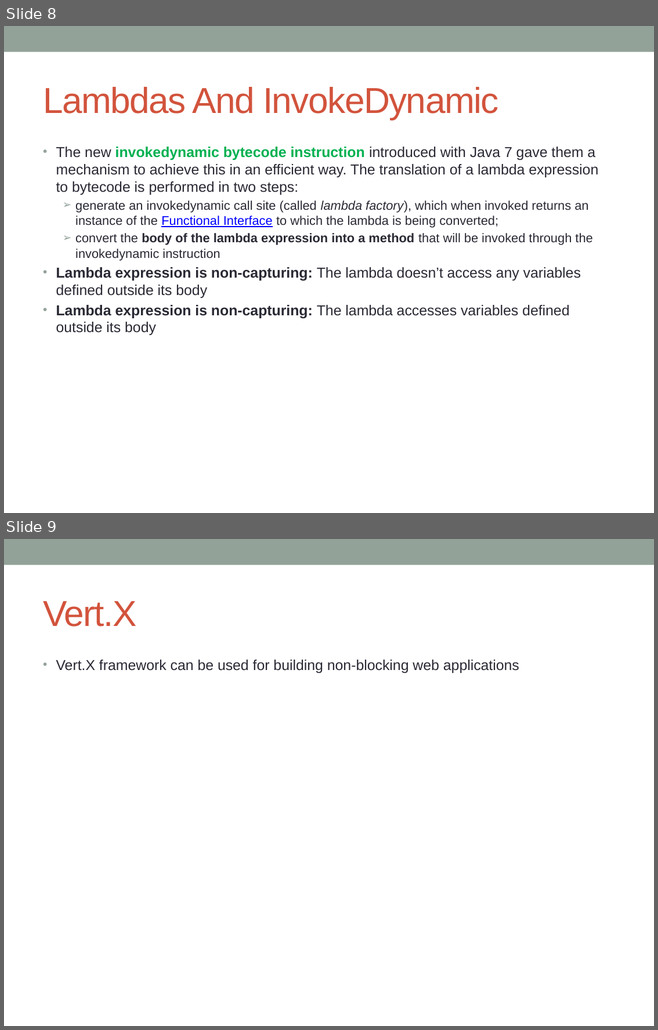
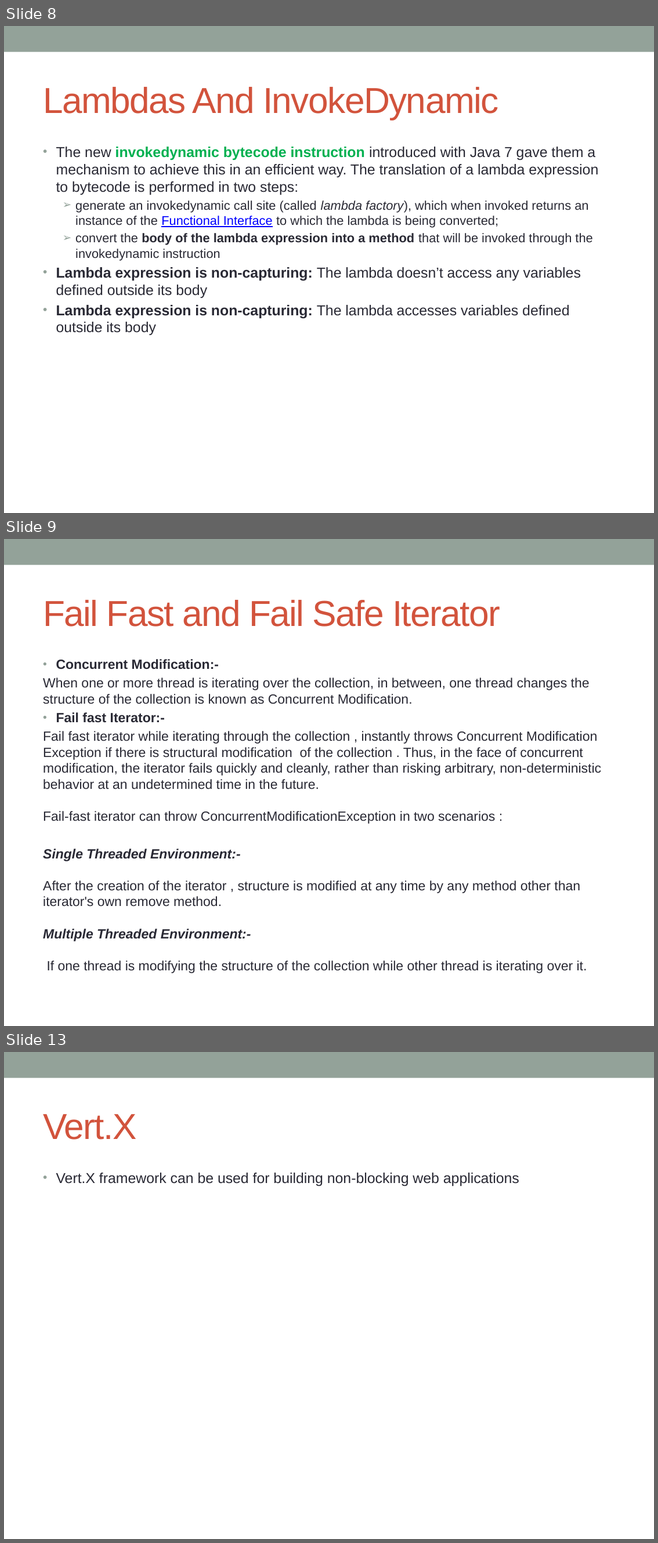
Before and after one commit to notionquest/ProjectDocumentation, a slide deck: Java8.pptx. Shown one above the other, each under a label of ours: slides 8 and 9 before the commit, slides 8, 9 and 13 after it; the slides between them are not shown. The pictures are 658x1030 and 658x1543 pixels, drawn with LibreOffice and Linux fonts; fonts in the diff are those of the drawing. Boxes give left, top, right and bottom in pixels: in the first picture for what was removed or moved away, otherwise in the second. Text is boxed around its words. In the diff, an @@ line names an element or a change of style, - is before the commit and + after.

Commit message:
Fail fast, fail safe and Split Iterator

```diff
--- a/Java8.pptx
+++ b/Java8.pptx
@@ slide 9 added at [4, 539, 654, 1026], background #FFFFFF; not listed: 1 template element that a slide beside it also shows @@
@@ title added at [43, 600, 500, 627], 40 pt, text #D2533C @@
+Fail Fast and Fail Safe Iterator
@@ text added at [43, 659, 601, 973], 14.8 pt, text #292934 @@
+• Concurrent Modification:-
+When one or more thread is iterating over the collection, in between, one thread changes the structure of the collection is known as Concurrent Modification.
+• Fail fast Iterator:-
+Fail fast iterator while iterating through the collection , instantly throws Concurrent Modification Exception if there is structural modification of the collection . Thus, in the face of concurrent modification, the iterator fails quickly and cleanly, rather than risking arbitrary, non-deterministic behavior at an undetermined time in the future.
+Fail-fast iterator can throw ConcurrentModificationException in two scenarios :
+Single Threaded Environment:-
+After the creation of the iterator , structure is modified at any time by any method other than iterator's own remove method.
+Multiple Threaded Environment:-
+If one thread is modifying the structure of the collection while other thread is iterating over it.
@@ what was slide 9 is now slide 13 @@
```
Also in this commit, not shown: 1 slide changed, 3 other slides added.
